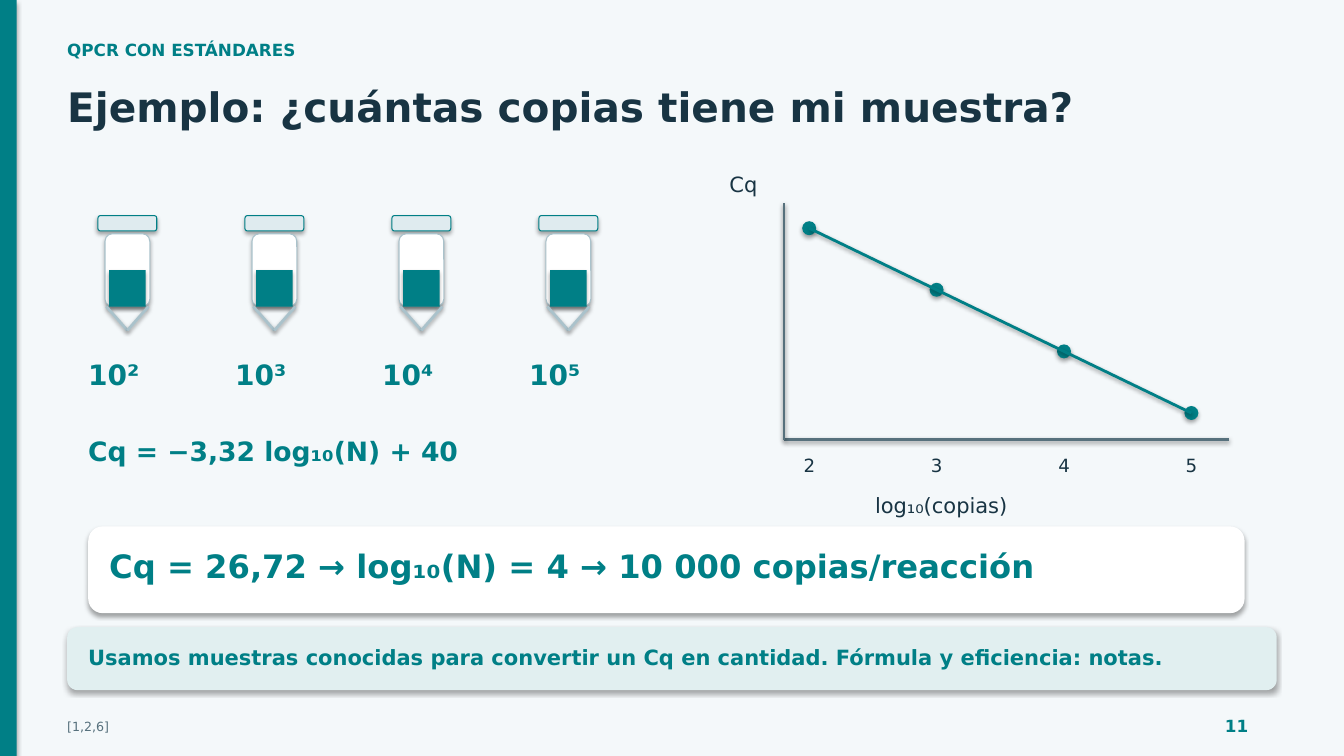
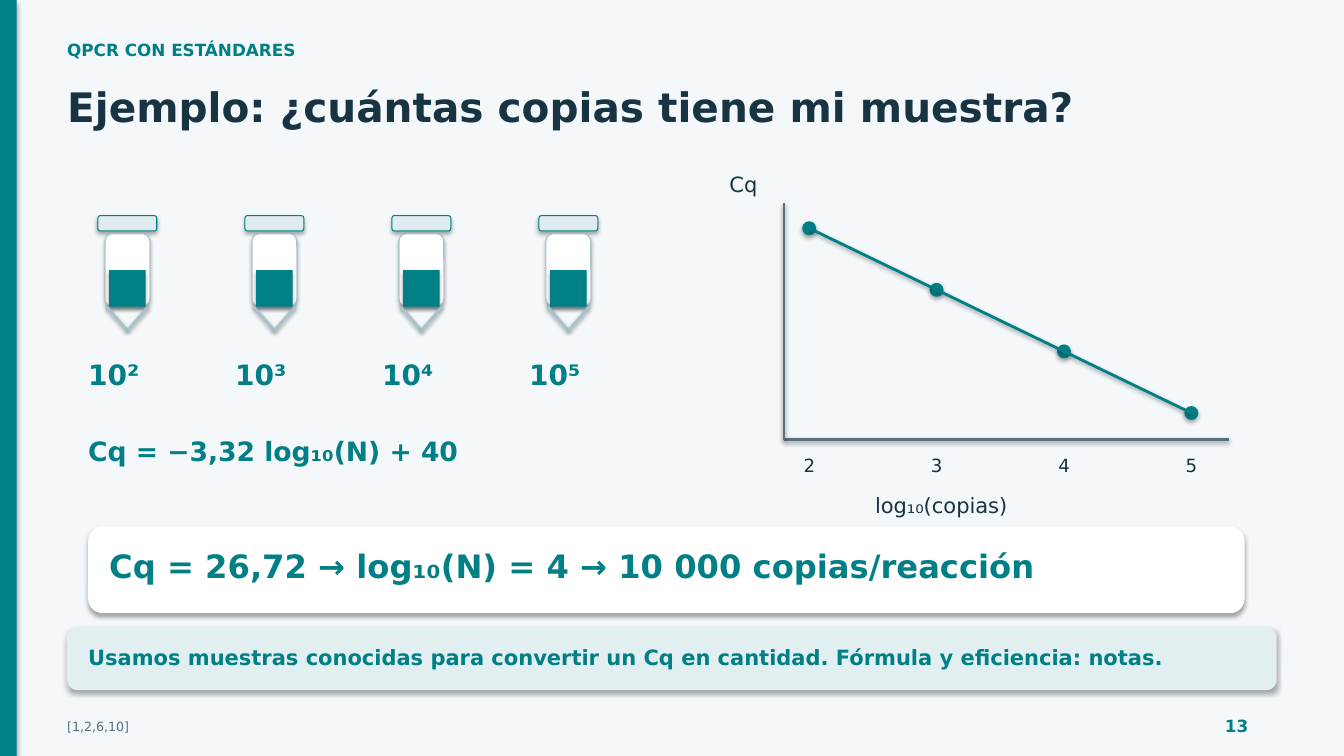
Before and after one commit to espinemilia02-design/Clases2026, a slide deck: slide 13 of pcr_comparada_40min/PCR_40min_con_anexos.pptx (slide 11 before the commit). Drawn at 1344x756 pixels with LibreOffice and Linux fonts; fonts in the diff are those of the drawing. Boxes give left, top, right and bottom in pixels: in the first picture for what was removed or moved away, otherwise in the second. Text is boxed around its words. In the diff, an @@ line names an element or a change of style, - is before the commit and + after.

```diff
--- a/pcr_comparada_40min/PCR_40min_con_anexos.pptx
+++ b/pcr_comparada_40min/PCR_40min_con_anexos.pptx
@@ text at [1225, 719, 1248, 733]: text changed @@
-11
+13
@@ text at [67, 721, 129, 733]: text changed @@
-[1,2,6]
+[1,2,6,10]
```
Also in this commit, not shown: 9 other slides changed, 10 slides added, 9 slides removed, 4 other files.
